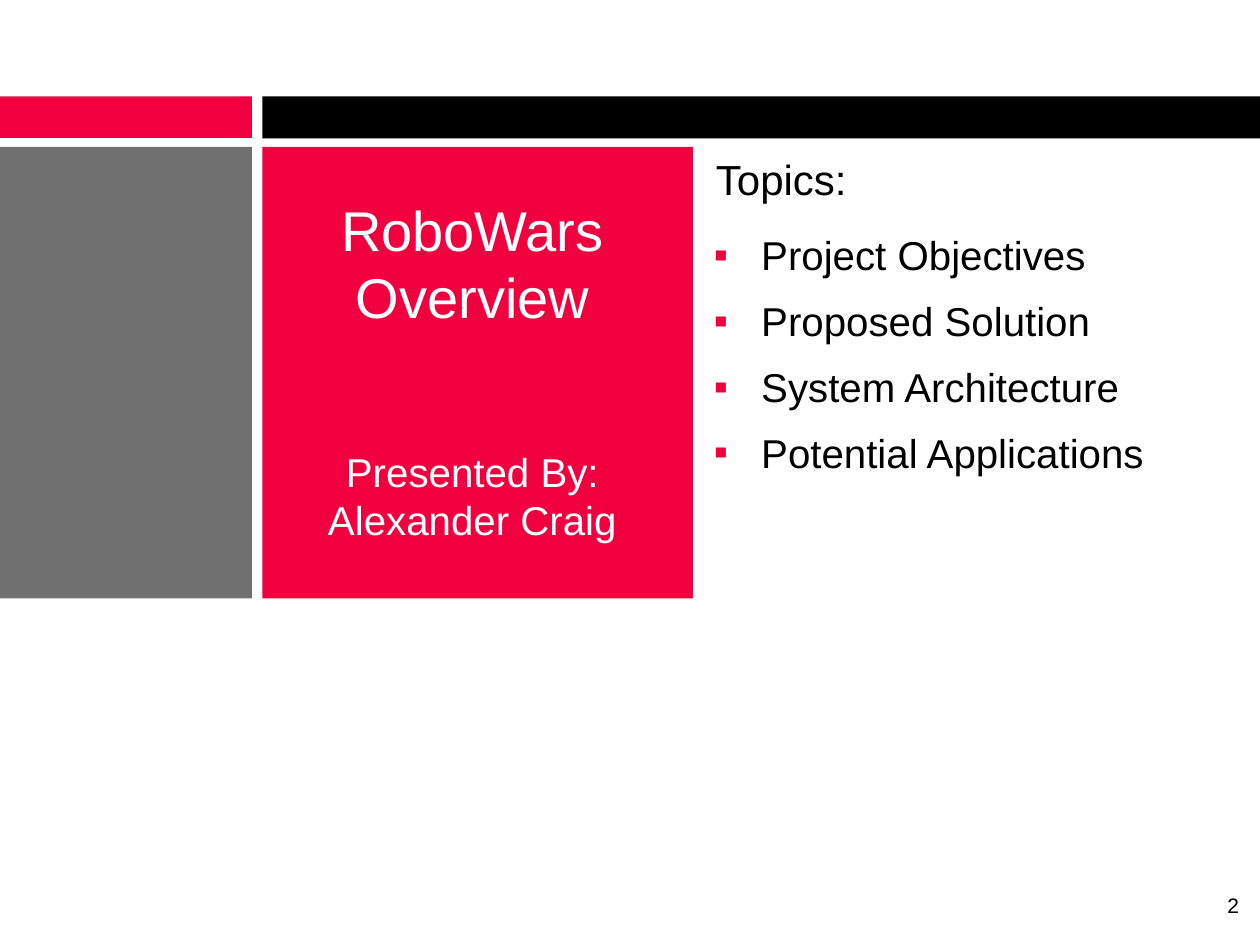
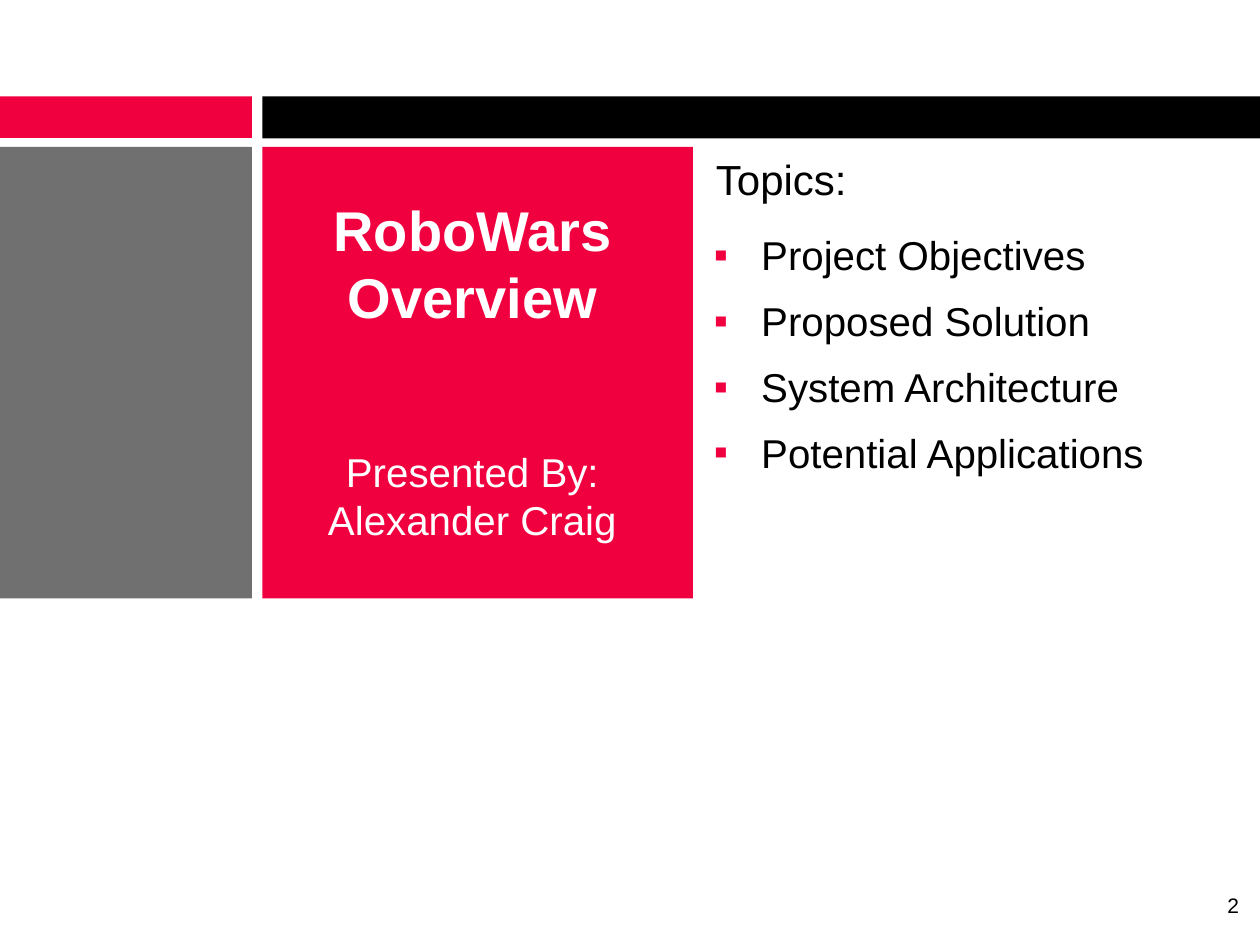
Before and after one commit to alexcraig/RoboWars, a slide deck: slide 2 of docs/presentation_slides/RoboWarsPresentation_AlexCraig.pptx. Drawn at 1260x945 pixels with LibreOffice and Linux fonts; fonts in the diff are those of the drawing; background and template pictures are left out. Boxes give left, top, right and bottom in pixels: in the first picture for what was removed or moved away, otherwise in the second. Text is boxed around its words. In the diff, an @@ line names an element or a change of style, - is before the commit and + after.

```diff
--- a/docs/presentation_slides/RoboWarsPresentation_AlexCraig.pptx
+++ b/docs/presentation_slides/RoboWarsPresentation_AlexCraig.pptx
@@ text "RoboWars Overview" at (333, 210, 611, 319): bold on @@
```
Also in this commit, not shown: 6 other slides changed, 1 slide added.
